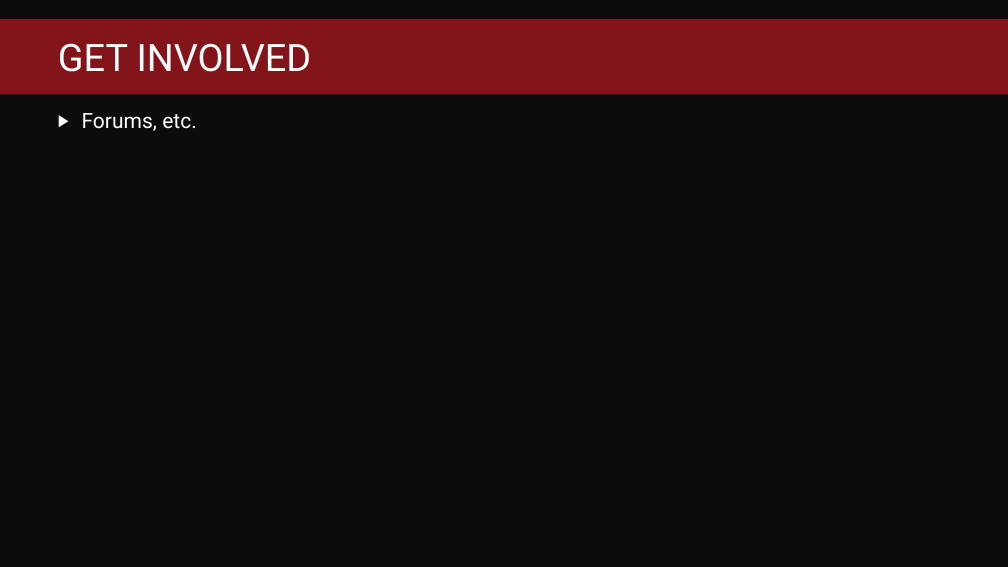
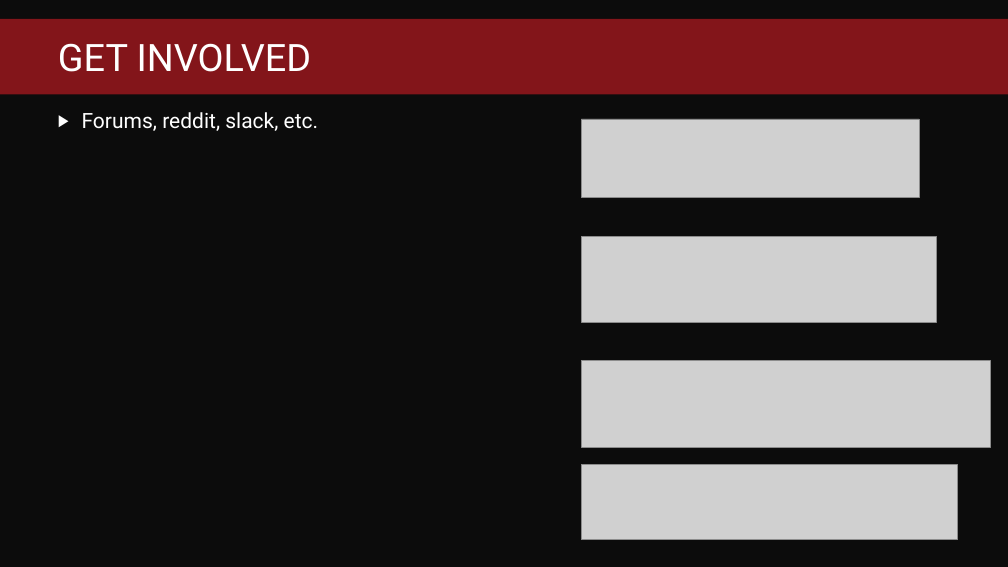
Before and after one commit to fredbainbridge/WindowsUpgradeReadiness, a slide deck: slide 3 of MMS 2017 - Windows Upgrade Readiness.pptx. Drawn at 1008x567 pixels with LibreOffice and Linux fonts; fonts in the diff are those of the drawing; grey boxes stand for pictures; background and template pictures are left out. Boxes give left, top, right and bottom in pixels: in the first picture for what was removed or moved away, otherwise in the second. Text is boxed around its words. In the diff, an @@ line names an element or a change of style, - is before the commit and + after.

```diff
--- a/MMS 2017 - Windows Upgrade Readiness.pptx
+++ b/MMS 2017 - Windows Upgrade Readiness.pptx
@@ text at <box>82,112,319,131</box>: text changed @@
-▶ Forums, etc.
+▶ Forums, reddit, slack, etc.
@@ picture added at <box>582,119,920,197</box> @@
@@ picture added at <box>582,237,937,322</box> @@
@@ picture added at <box>582,361,991,447</box> @@
@@ picture added at <box>582,465,958,540</box> @@
```
Also in this commit, not shown: 2 other slides changed.
